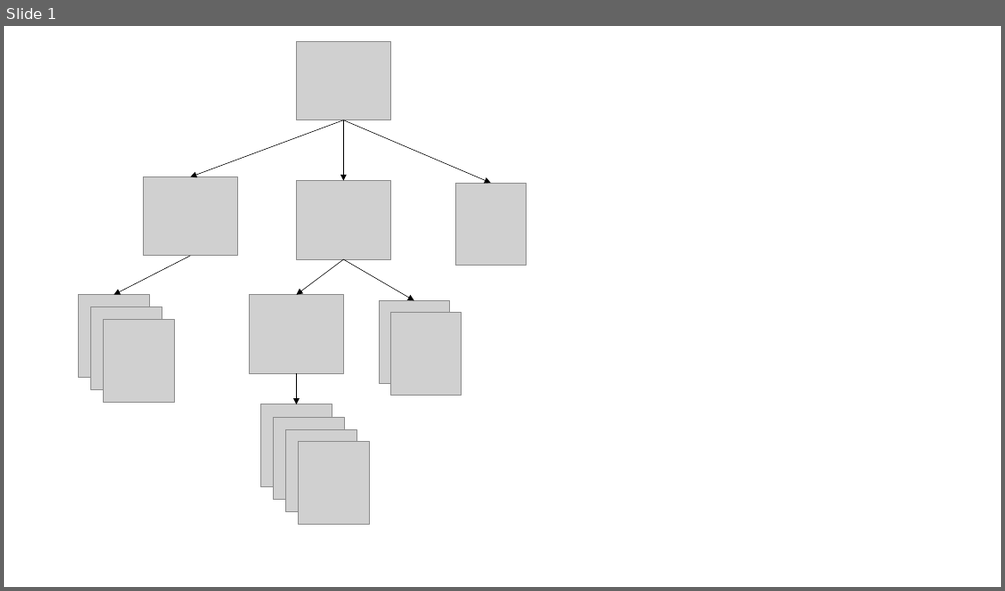
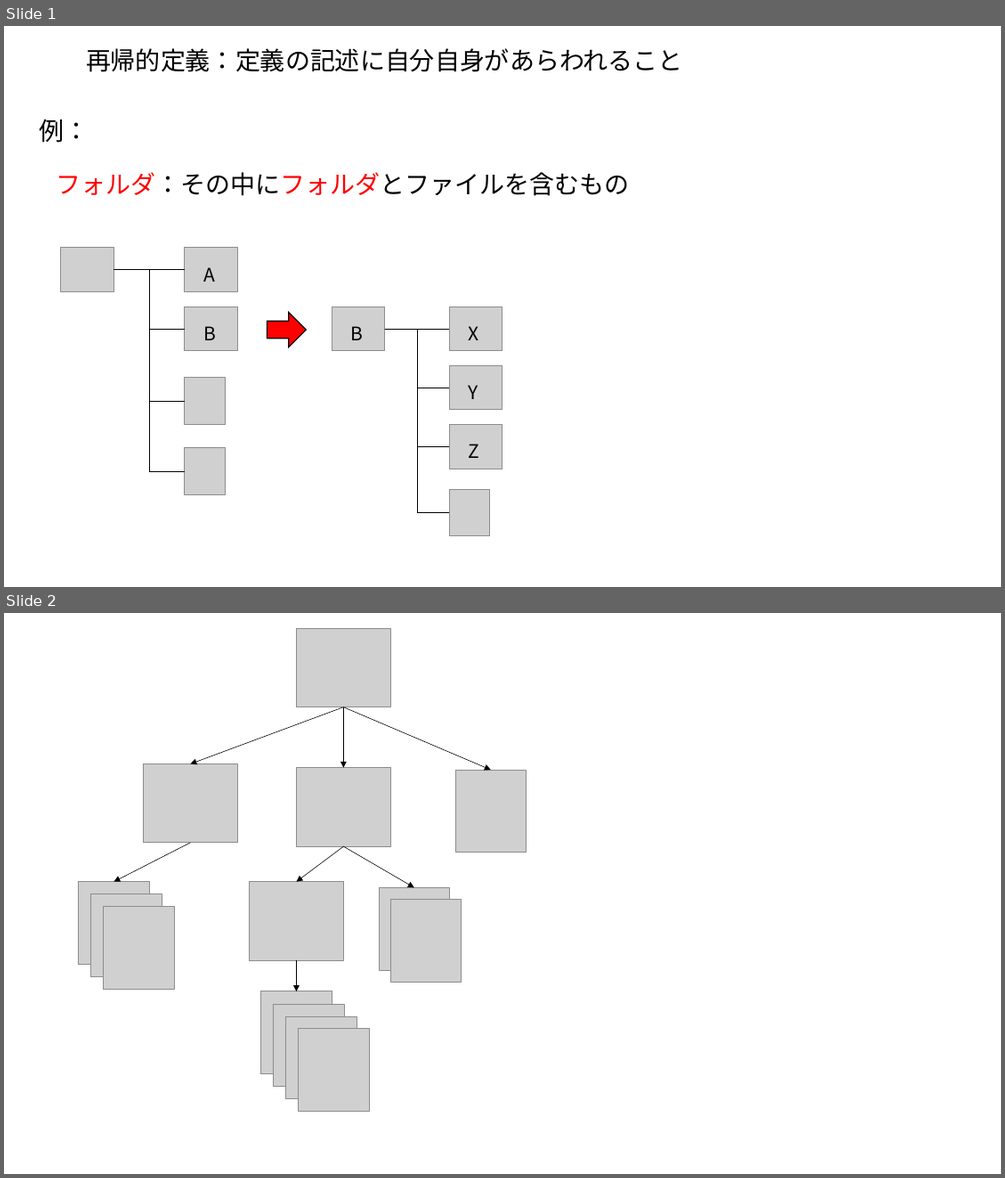
Before and after one commit to kaityo256/python_zero, a slide deck: recursion/fig/fig.pptx. Shown one above the other, each under a label of ours: slide 1 before the commit, slides 1 and 2 after it. The pictures are 1005x591 and 1005x1178 pixels, drawn with LibreOffice and Linux fonts; fonts in the diff are those of the drawing; grey boxes stand for pictures. Boxes give left, top, right and bottom in pixels: in the first picture for what was removed or moved away, otherwise in the second. Text is boxed around its words. In the diff, an @@ line names an element or a change of style, - is before the commit and + after.

```diff
--- a/recursion/fig/fig.pptx
+++ b/recursion/fig/fig.pptx
@@ slide 1 added at (4,26,1001,587), background #FFFFFF @@
@@ text added at (86,48,683,72), 24 pt, text #000000 @@
+再帰的定義：定義の記述に自分自身があらわれること
@@ text added at (39,119,89,143), 24 pt, text #000000 @@
+例：
@@ text added at (57,172,630,196), 24 pt, text #000000 @@
+フォルダ：その中にフォルダとファイルを含むもの
@@ picture added at (61,248,114,291) @@
@@ picture added at (184,248,237,291) @@
@@ line added from (114, 270) to (184, 270), #000000 0.5 pt @@
@@ elbow line added from (114, 270) to (184, 329), #000000 0.5 pt @@
@@ elbow line added from (114, 270) to (184, 401), #000000 0.5 pt @@
@@ elbow line added from (114, 270) to (184, 471), #000000 0.5 pt @@
@@ text added at (203,267,215,281), 18 pt, text #000000 @@
+A
@@ picture added at (184,306,237,351) @@
@@ right arrow added at (267,313,306,346), fill #FF0000, outline #000000 1 pt @@
@@ picture added at (332,306,385,351) @@
@@ picture added at (450,306,502,351) @@
@@ text added at (203,326,216,340), 18 pt, text #000000 @@
+B
@@ text added at (351,326,364,340), 18 pt, text #000000 @@
+B
@@ line added from (385, 329) to (450, 329), #000000 0.5 pt @@
@@ elbow line added from (385, 329) to (450, 387), #000000 0.5 pt @@
@@ elbow line added from (385, 329) to (450, 446), #000000 0.5 pt @@
@@ elbow line added from (385, 329) to (450, 513), #000000 0.5 pt @@
@@ text added at (469,326,479,340), 18 pt, text #000000 @@
+X
@@ picture added at (450,365,502,410) @@
@@ picture added at (184,377,225,424) @@
@@ text added at (469,385,478,399), 18 pt, text #000000 @@
+Y
@@ picture added at (450,424,502,468) @@
@@ picture added at (184,448,225,495) @@
@@ text added at (469,443,480,458), 18 pt, text #000000 @@
+Z
@@ picture added at (450,489,490,536) @@
@@ what was slide 1 is now slide 2 @@
```
Also in this commit, not shown: 3 other files.
